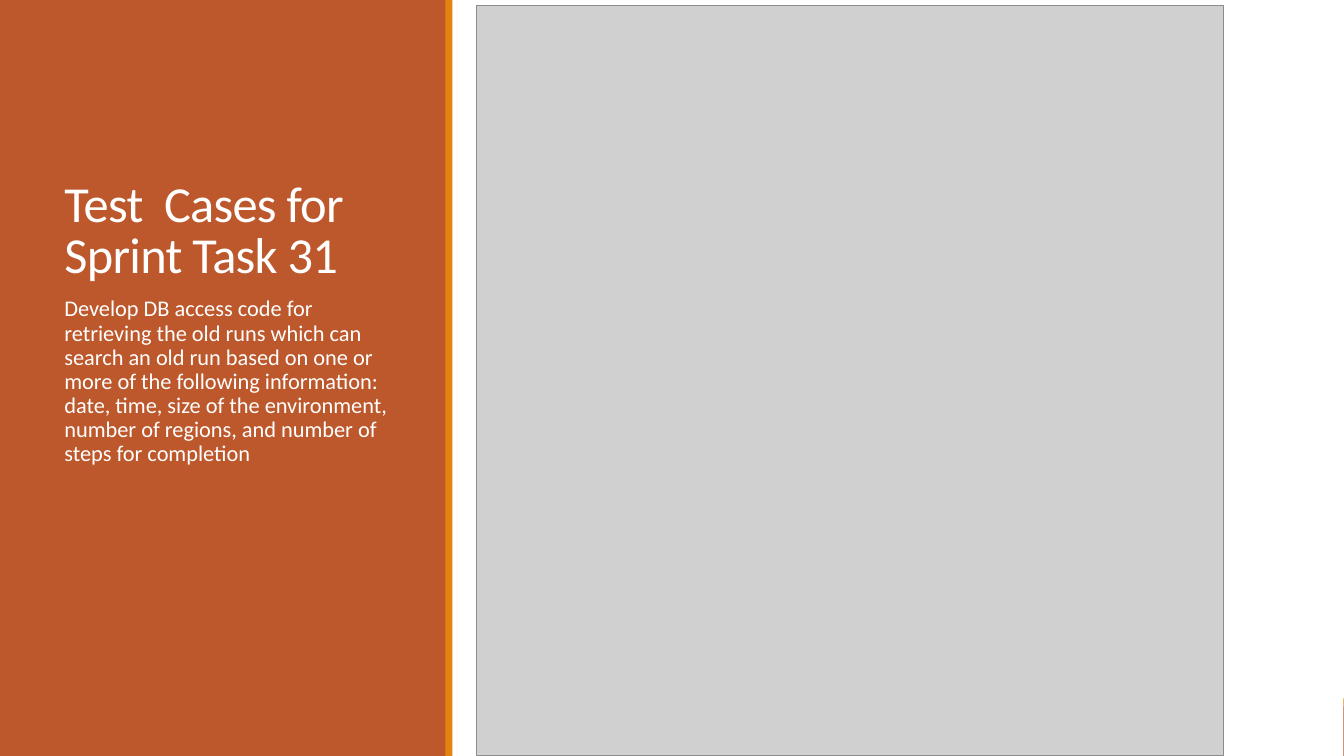
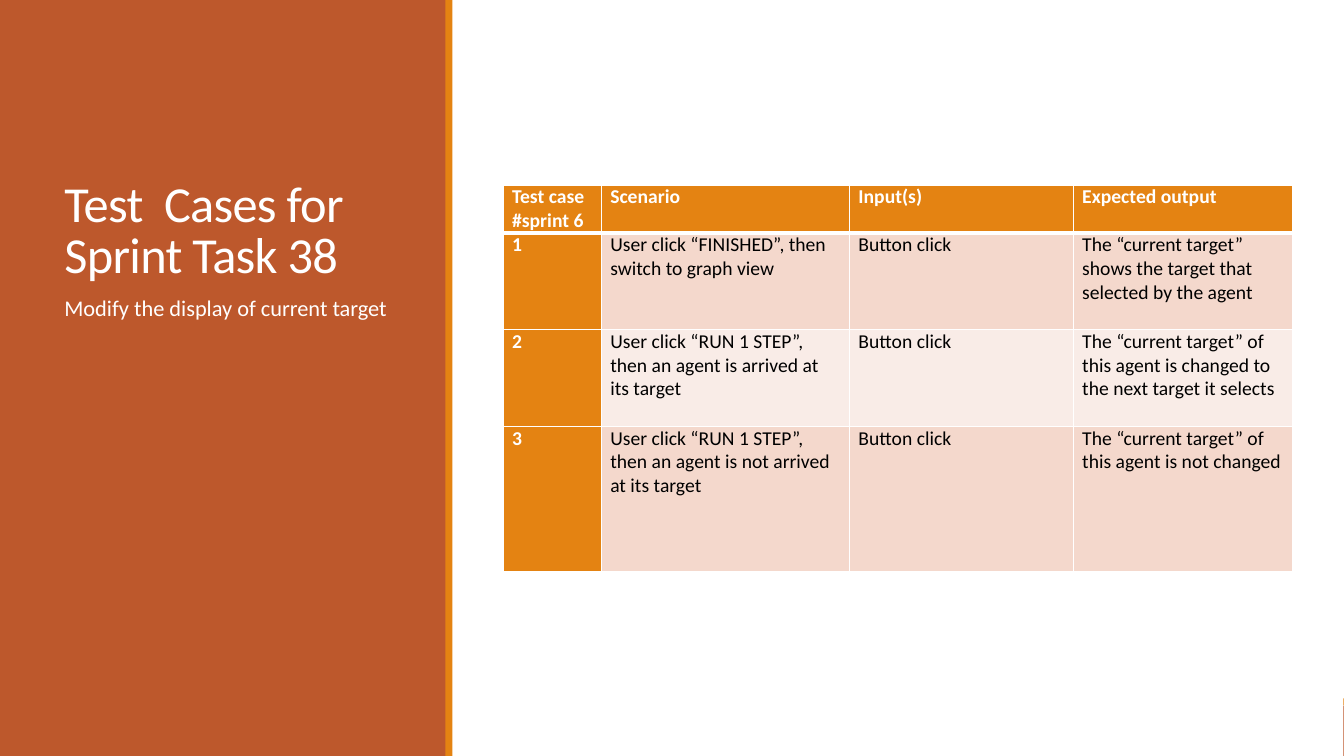
Before and after one commit to 2012215434/CS744, a slide deck: slide 7 of documents/set6/Presentation6.pptx (slide 6 before the commit). Drawn at 1344x756 pixels with LibreOffice and Linux fonts; fonts in the diff are those of the drawing; grey boxes stand for pictures. Boxes give left, top, right and bottom in pixels: in the first picture for what was removed or moved away, otherwise in the second. Text is boxed around its words. In the diff, an @@ line names an element or a change of style, - is before the commit and + after.

```diff
--- a/documents/set6/Presentation6.pptx
+++ b/documents/set6/Presentation6.pptx
@@ picture removed at (x1=477, y1=6, x2=1223, y2=756) @@
@@ title at (x1=64, y1=187, x2=344, y2=281): text changed @@
-Test Cases for
-Sprint Task 31
+Test Cases for
+Sprint Task 38
@@ table added at (x1=503, y1=186, x2=1293, y2=572), 4 rows, 4 columns @@
+Test case #sprint 6 | Scenario | Input(s) | Expected output
+1 | User click “FINISHED”, then switch to graph view | Button click | The “current target” shows the target that selected by the agent
+2 | User click “RUN 1 STEP”, then an agent is arrived at its target | Button click | The “current target” of this agent is changed to the next target it selects
+3 | User click “RUN 1 STEP”, then an agent is not arrived at its target | Button click | The “current target” of this agent is not changed
@@ text at (x1=64, y1=300, x2=387, y2=320): text changed @@
-  Develop DB access code for retrieving the old runs which can search an old run based on one or more of the following information: date, time, size of the environment, number of regions, and number of steps for completion
+  Modify the display of current target
```
Also in this commit, not shown: 2 other slides changed, 1 slide added, 1 slide removed, 3 other files.
